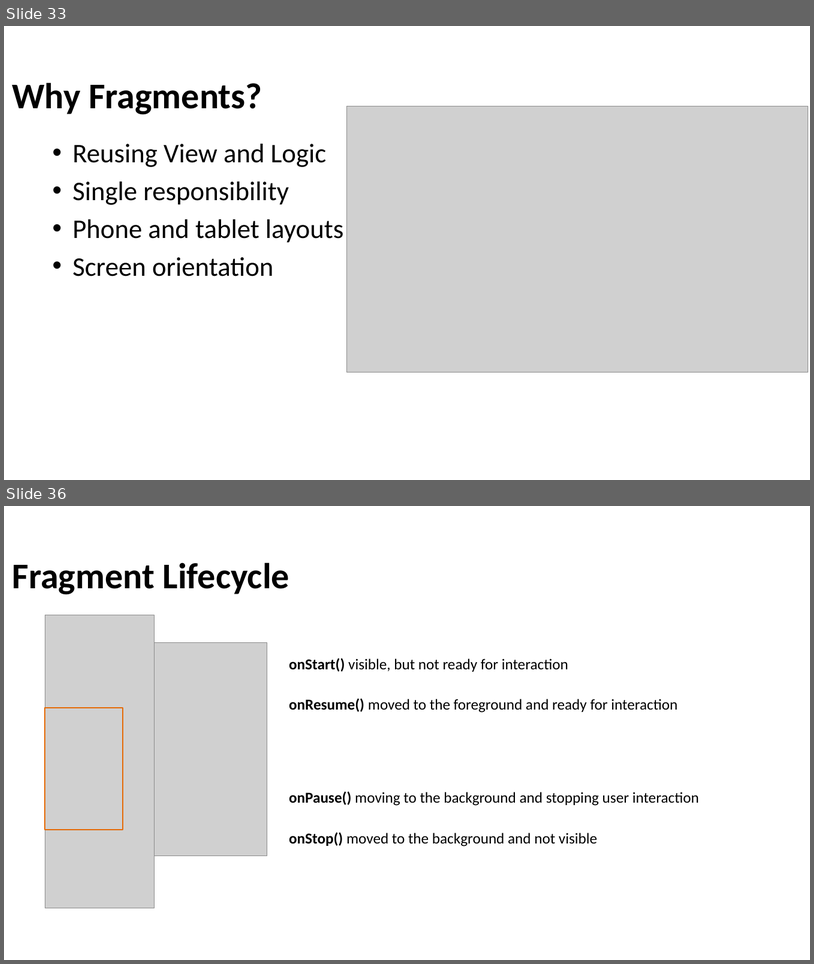
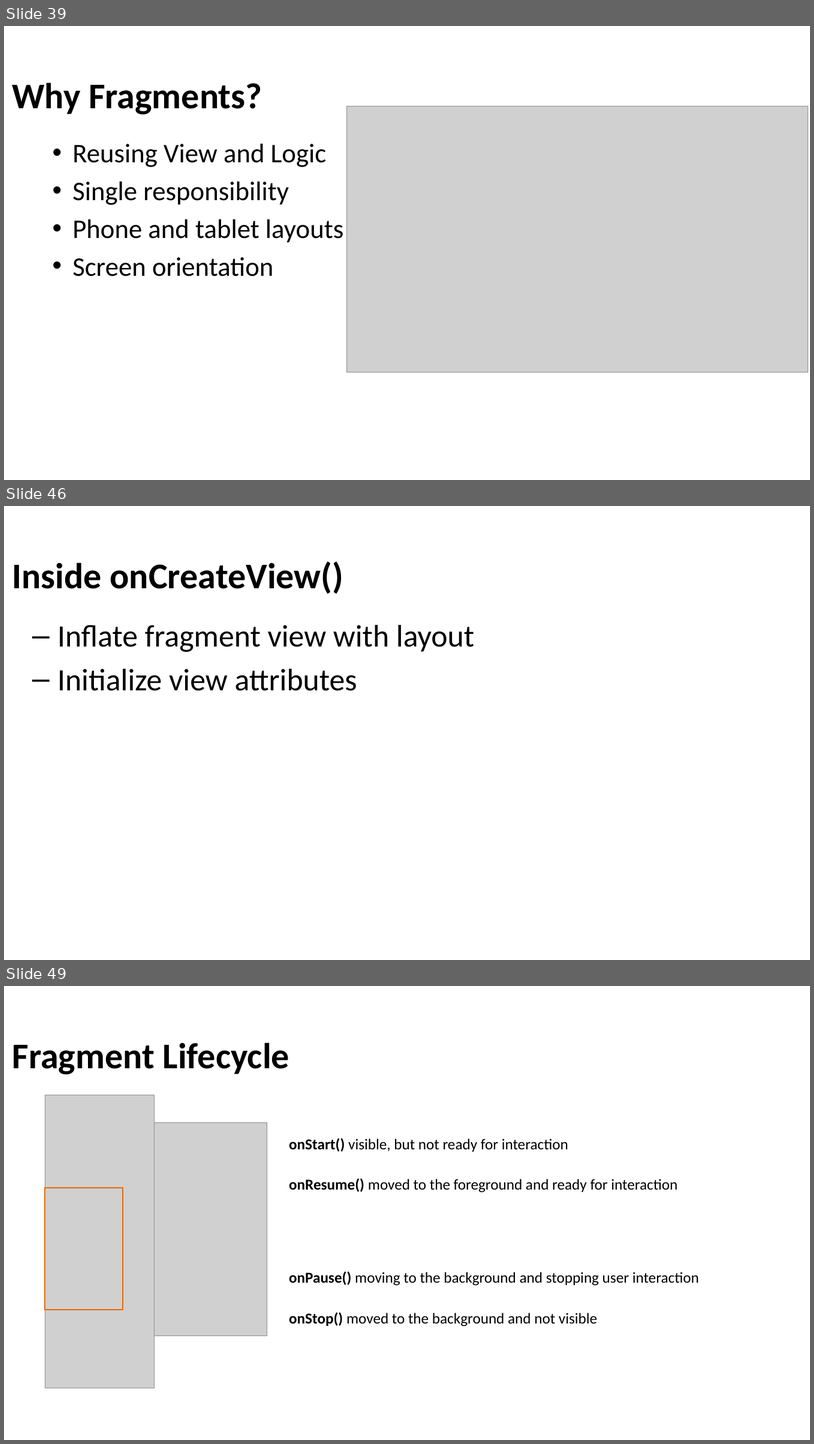
Before and after one commit to Batch-xx/Android-Lunch-Learn, a slide deck: slides/Android Studio_Activities_Fragments.pptx. Shown one above the other, each under a label of ours: slides 33 and 36 before the commit, slides 39, 46 and 49 after it; the slides between them are not shown. The pictures are 814x964 and 814x1444 pixels, drawn with LibreOffice and Linux fonts; fonts in the diff are those of the drawing; grey boxes stand for pictures; background and template pictures are left out. Boxes give left, top, right and bottom in pixels: in the first picture for what was removed or moved away, otherwise in the second. Text is boxed around its words. In the diff, an @@ line names an element or a change of style, - is before the commit and + after.

```diff
--- a/slides/Android Studio_Activities_Fragments.pptx
+++ b/slides/Android Studio_Activities_Fragments.pptx
@@ slide 46 added at bbox=[4, 506, 810, 960], background picture (left out) @@
@@ title added at bbox=[12, 561, 344, 594], 43 pt, text #000000, bold @@
+Inside onCreateView()
@@ text added at bbox=[57, 625, 474, 691], 37 pt, text #000000 @@
+  – Inflate fragment view with layout
+  – Initialize view attributes
@@ what was slide 33 is now slide 39 @@
@@ what was slide 36 is now slide 49 @@
```
Also in this commit, not shown: 9 slides changed, 18 other slides added, 4 slides removed, 1 other file.
